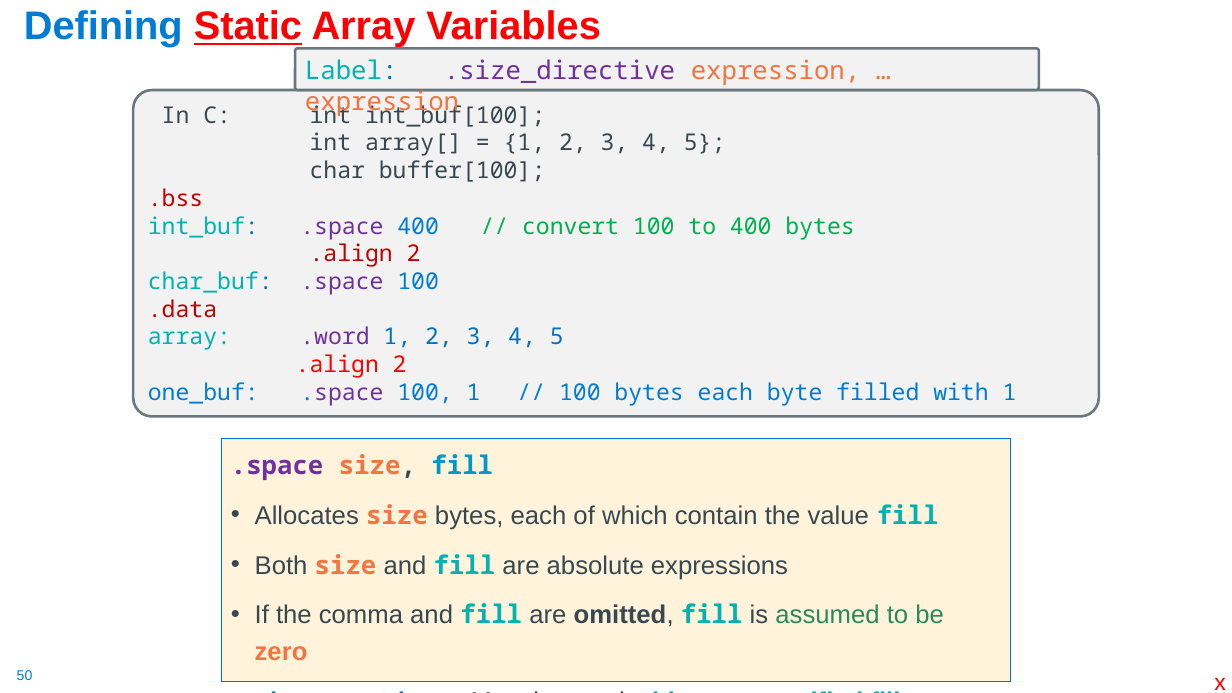
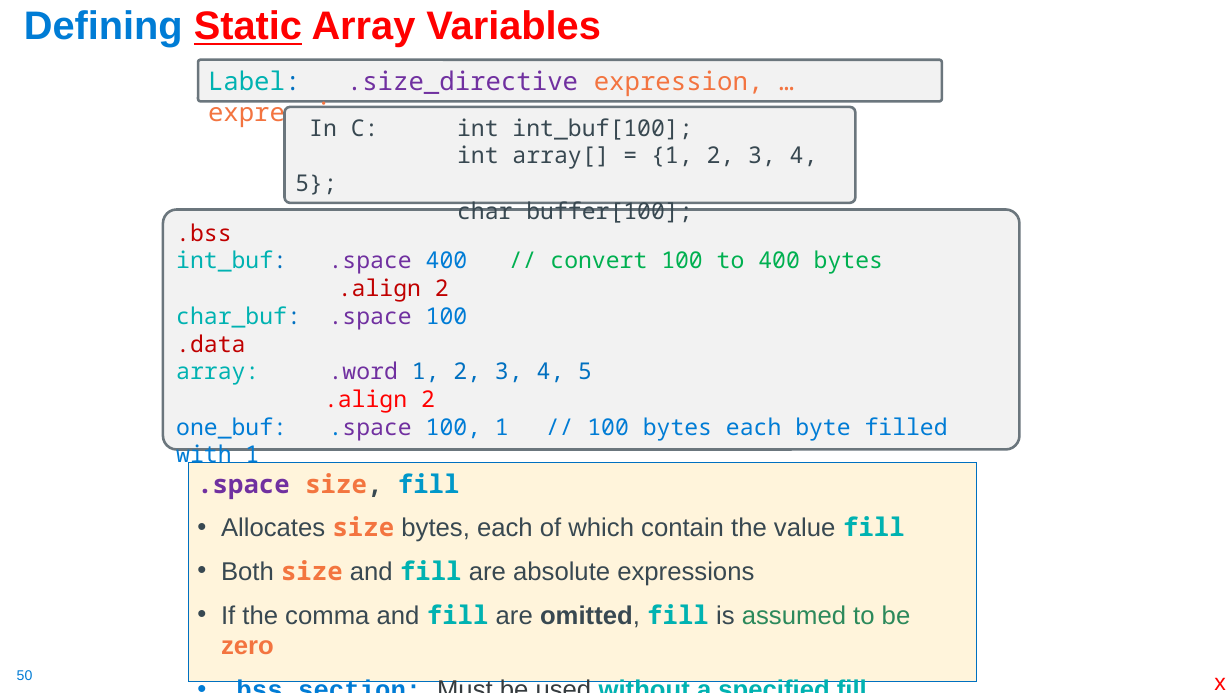
Before and after one commit to cse30-sp24/Muller-Slides, a slide deck: slide 50 of 06-Arm-Part3.pptx. Drawn at 1232x693 pixels with LibreOffice and Linux fonts; fonts in the diff are those of the drawing. Boxes give left, top, right and bottom in pixels: in the first picture for what was removed or moved away, otherwise in the second. Text is boxed around its words. In the diff, an @@ line names an element or a change of style, - is before the commit and + after.

```diff
--- a/06-Arm-Part3.pptx
+++ b/06-Arm-Part3.pptx
@@ rounded rectangle "Label: .size_directive expression, … expression": place and size @@
-rounded rectangle "Label: .size_directive expression, … expression" at [295,48,1039,90]
+rounded rectangle "Label: .size_directive expression, … expression" at [198,60,942,102]
@@ text in rounded rectangle at [162,102,726,182]: paragraphs removed @@
-In C: int int_buf[100];
-int array[] = {1, 2, 3, 4, 5};
-char buffer[100];
@@ rounded rectangle added at [285,107,856,203], fill #F2F2F2, outline #6B767D 2 pt, 18 pt, text #384851 @@
+In C: int int_buf[100];
+int array[] = {1, 2, 3, 4, 5};
+char buffer[100];
@@ rounded rectangle ".bss": place and size @@
-rounded rectangle ".bss" at [133,90,1099,416]
+rounded rectangle ".bss" at [163,210,1019,450]
@@ text ".space size, fill": place and size @@
-text ".space size, fill" at [222,438,1011,682]
+text ".space size, fill" at [189,463,978,682]
@@ text ".space size, fill" at [189,463,978,682]: line spacing 1.2 to 1 @@
```
Also in this commit, not shown: 3 other slides changed, 3 other files.
